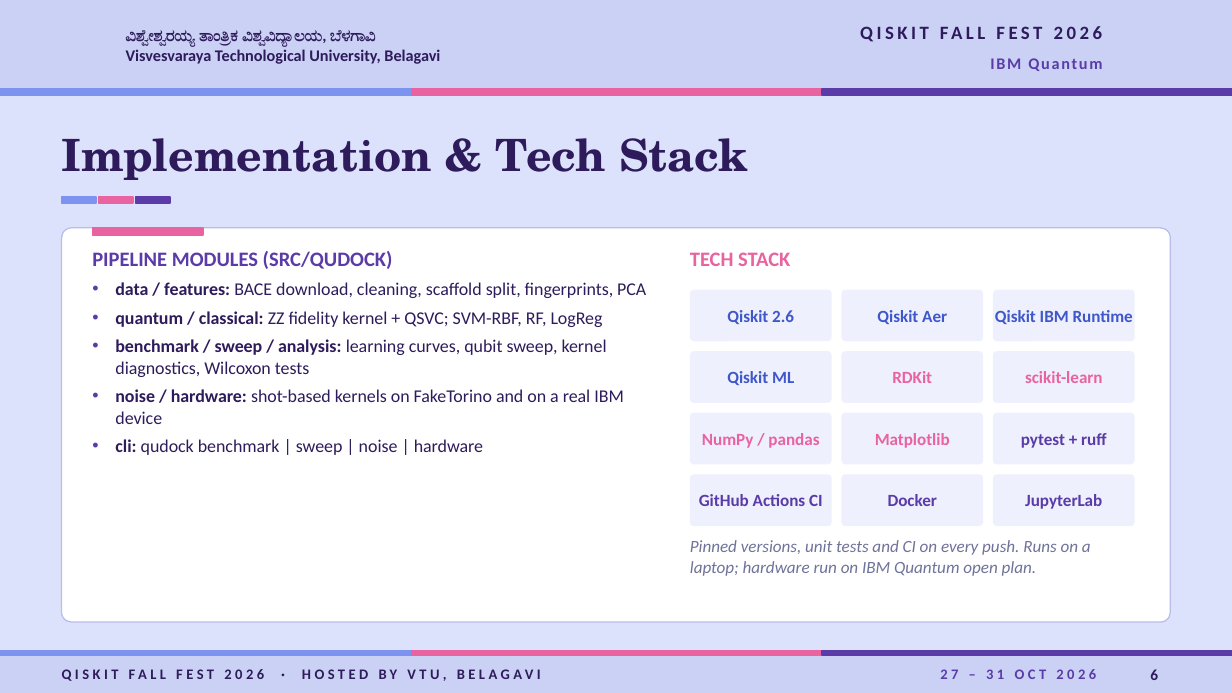
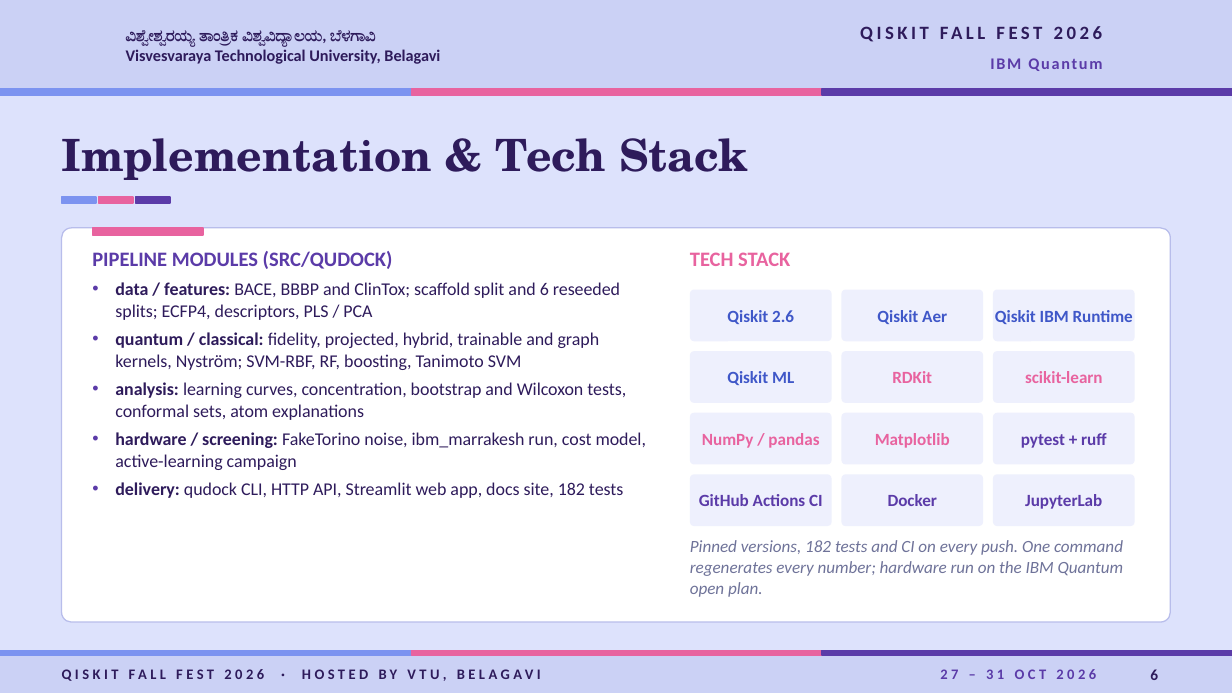
Before and after one commit to shubhodeepcx/QuDock, a slide deck: slide 6 of docs/VTU-QFF-HC-0140.pptx. Drawn at 1232x693 pixels with LibreOffice and Linux fonts; fonts in the diff are those of the drawing; background and template pictures are left out. Boxes give left, top, right and bottom in pixels: in the first picture for what was removed or moved away, otherwise in the second. Text is boxed around its words. In the diff, an @@ line names an element or a change of style, - is before the commit and + after.

```diff
--- a/docs/VTU-QFF-HC-0140.pptx
+++ b/docs/VTU-QFF-HC-0140.pptx
@@ text at box(115, 282, 646, 498): text changed @@
-• data / features: BACE download, cleaning, scaffold split, fingerprints, PCA
-• quantum / classical: ZZ fidelity kernel + QSVC; SVM-RBF, RF, LogReg
-• benchmark / sweep / analysis: learning curves, qubit sweep, kernel diagnostics, Wilcoxon tests
-• noise / hardware: shot-based kernels on FakeTorino and on a real IBM device
-• cli: qudock benchmark | sweep | noise | hardware
+• data / features: BACE, BBBP and ClinTox; scaffold split and 6 reseeded splits; ECFP4, descriptors, PLS / PCA
+• quantum / classical: fidelity, projected, hybrid, trainable and graph kernels, Nyström; SVM-RBF, RF, boosting, Tanimoto SVM
+• analysis: learning curves, concentration, bootstrap and Wilcoxon tests, conformal sets, atom explanations
+• hardware / screening: FakeTorino noise, ibm_marrakesh run, cost model, active-learning campaign
+• delivery: qudock CLI, HTTP API, Streamlit web app, docs site, 182 tests
@@ text at box(690, 540, 1123, 597): text changed @@
-Pinned versions, unit tests and CI on every push. Runs on a laptop; hardware run on IBM Quantum open plan.
+Pinned versions, 182 tests and CI on every push. One command regenerates every number; hardware run on the IBM Quantum open plan.
```
Also in this commit, not shown: 8 other slides changed, 1 slide added, 1 other file.
